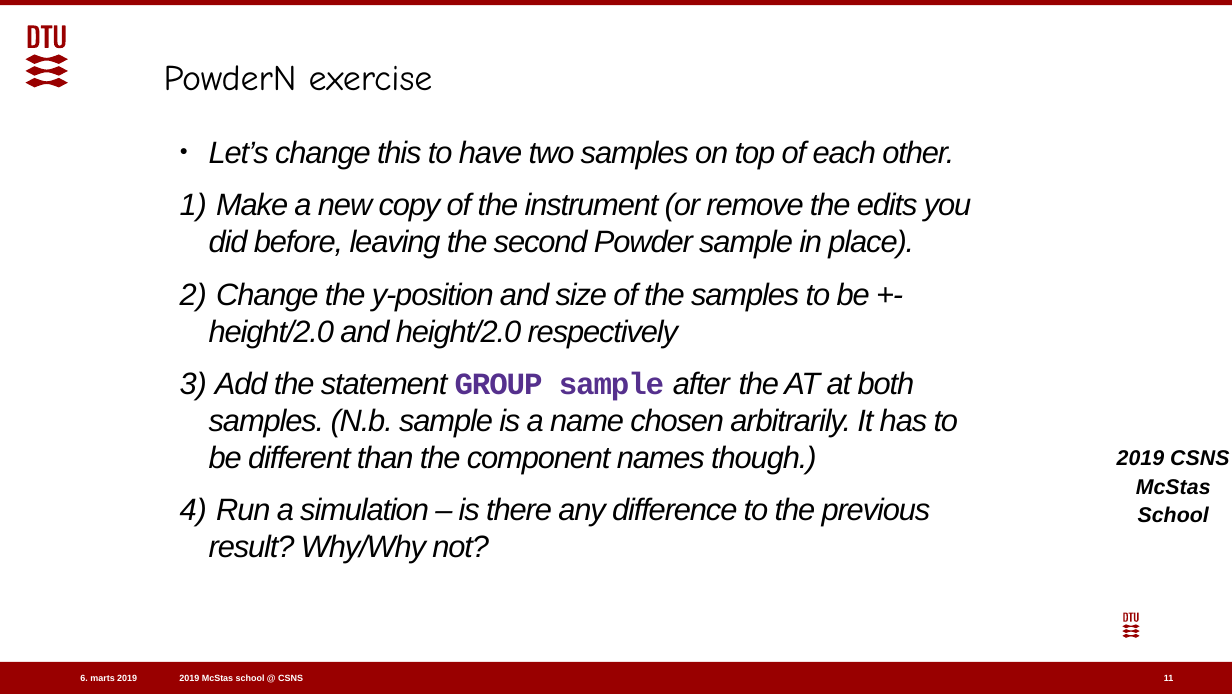
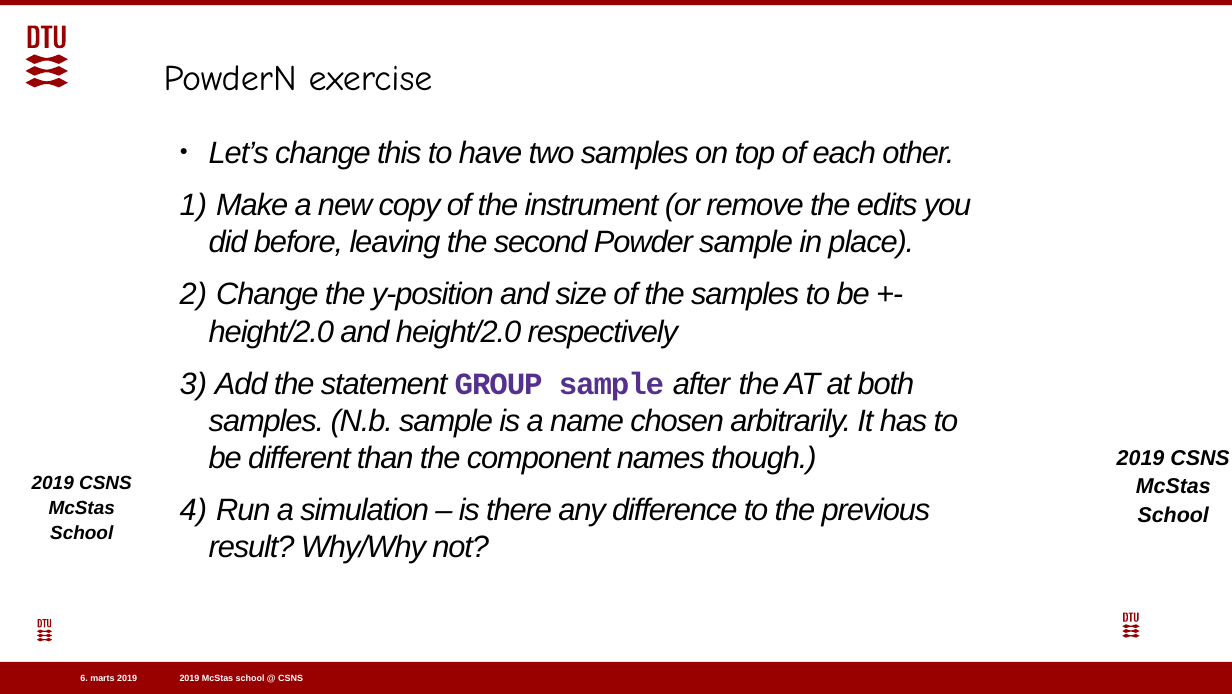
Before and after one commit to eddymaoui/Schools, a slide deck: slide 12 of CSNS_March_2019/3_Wednesday_March_27th/3_sample_and_keyword_exercise/3_sample_practical_powders_sx.pptx (slide 11 before the commit). Drawn at 1232x694 pixels with LibreOffice and Linux fonts; fonts in the diff are those of the drawing; background and template pictures are left out. Boxes give left, top, right and bottom in pixels: in the first picture for what was removed or moved away, otherwise in the second. Text is boxed around its words. In the diff, an @@ line names an element or a change of style, - is before the commit and + after.

```diff
--- a/CSNS_March_2019/3_Wednesday_March_27th/3_sample_and_keyword_exercise/3_sample_practical_powders_sx.pptx
+++ b/CSNS_March_2019/3_Wednesday_March_27th/3_sample_and_keyword_exercise/3_sample_practical_powders_sx.pptx
@@ text "2019 CSNS McStas School" at [1117,450,1229,523]: size 16.6 to 16.7 pt @@
@@ text added at [32,475,132,540], 14.8 pt, text #000000, bold, italic @@
+2019 CSNS
+McStas School
@@ freeform shape added at [37,619,52,641], fill #990000 @@
@@ freeform shape at [1122,612,1140,637]: outline redrawn @@
@@ page number removed at [1164,675,1173,681] @@
-11
```
Also in this commit, not shown: 13 other slides changed, 1 slide added, 1 other file.
